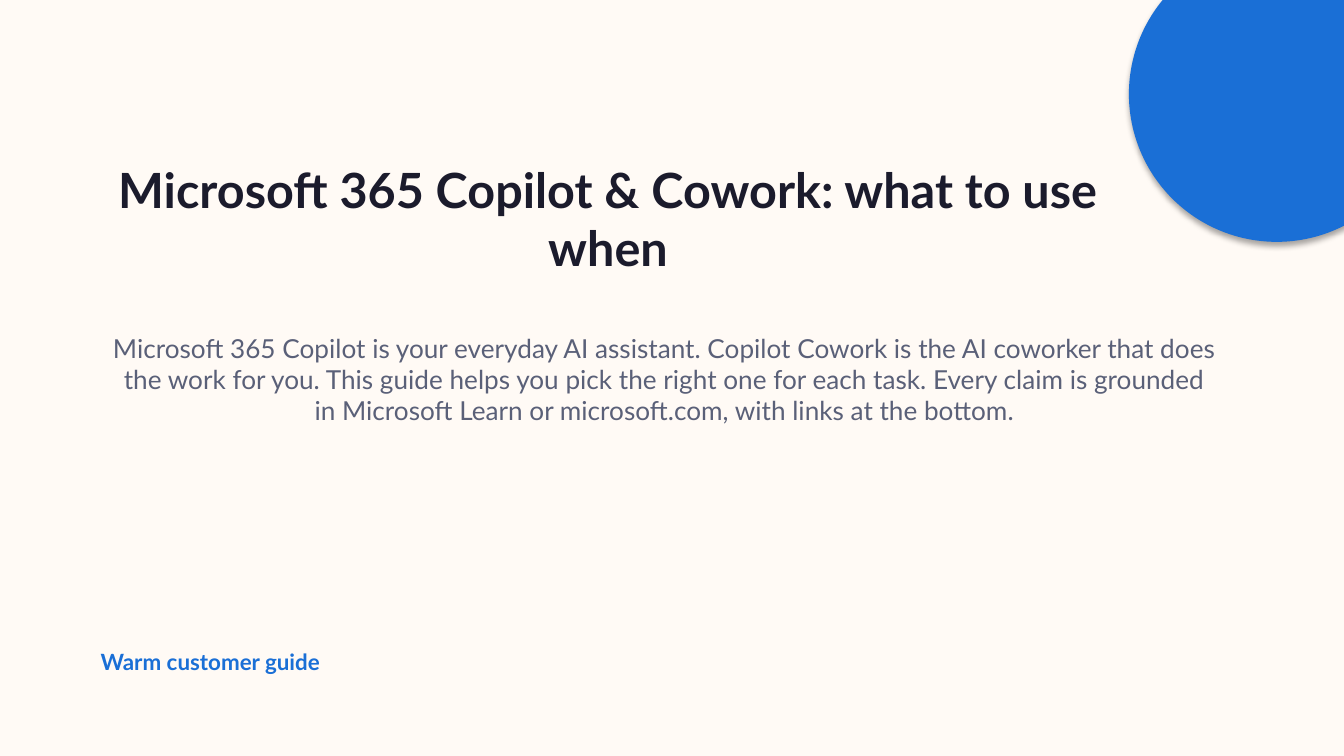
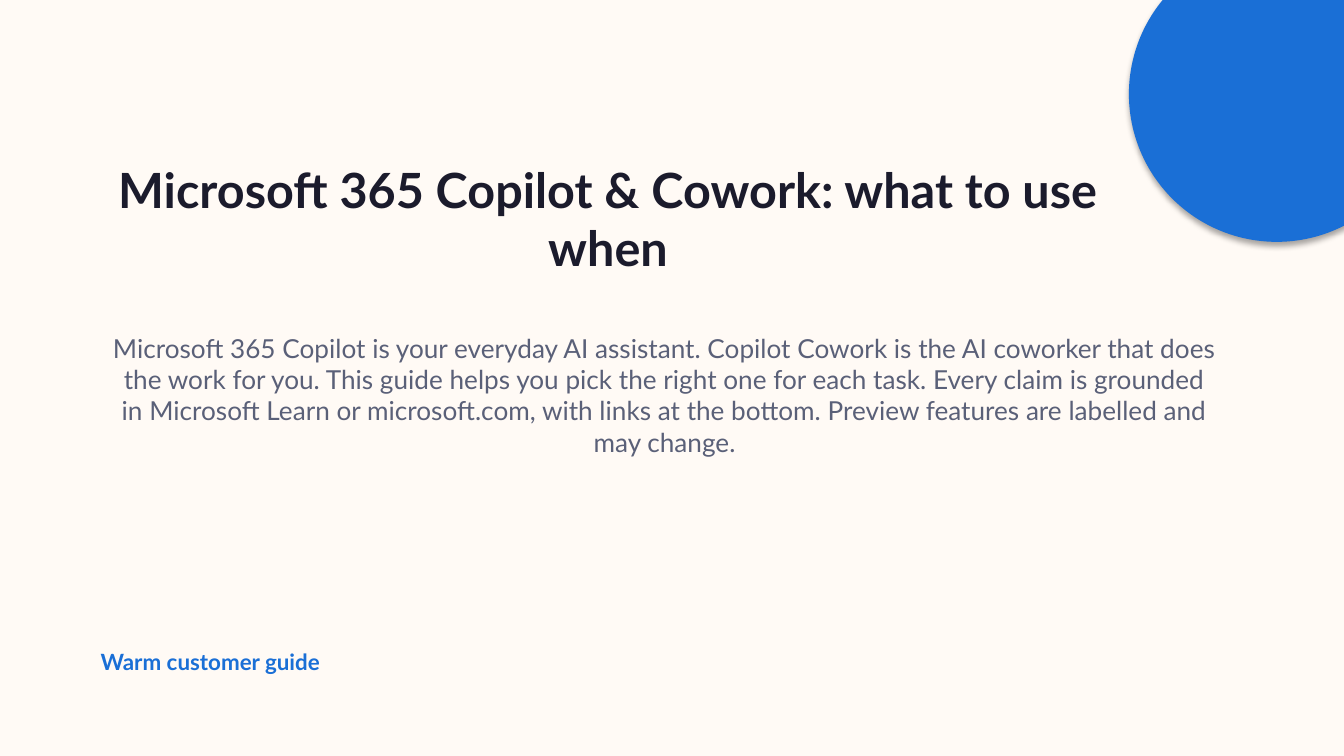
Before and after one commit to steffiyappy/copilot-what-to-use-when, a slide deck: slide 1 of slides/What to use when - Copilot and Cowork (Business - lite).pptx. Drawn at 1344x756 pixels with LibreOffice and Linux fonts; fonts in the diff are those of the drawing. Boxes give left, top, right and bottom in pixels: in the first picture for what was removed or moved away, otherwise in the second. Text is boxed around its words. In the diff, an @@ line names an element or a change of style, - is before the commit and + after.

```diff
--- a/slides/What to use when - Copilot and Cowork (Business - lite).pptx
+++ b/slides/What to use when - Copilot and Cowork (Business - lite).pptx
@@ subtitle at [113,338,1215,456]: text changed @@
-Microsoft 365 Copilot is your everyday AI assistant. Copilot Cowork is the AI coworker that does the work for you. This guide helps you pick the right one for each task. Every claim is grounded in Microsoft Learn or microsoft.com, with links at the bottom.
+Microsoft 365 Copilot is your everyday AI assistant. Copilot Cowork is the AI coworker that does the work for you. This guide helps you pick the right one for each task. Every claim is grounded in Microsoft Learn or microsoft.com, with links at the bottom. Preview features are labelled and may change.
```
Also in this commit, not shown: 5 other slides changed, 8 other files.
